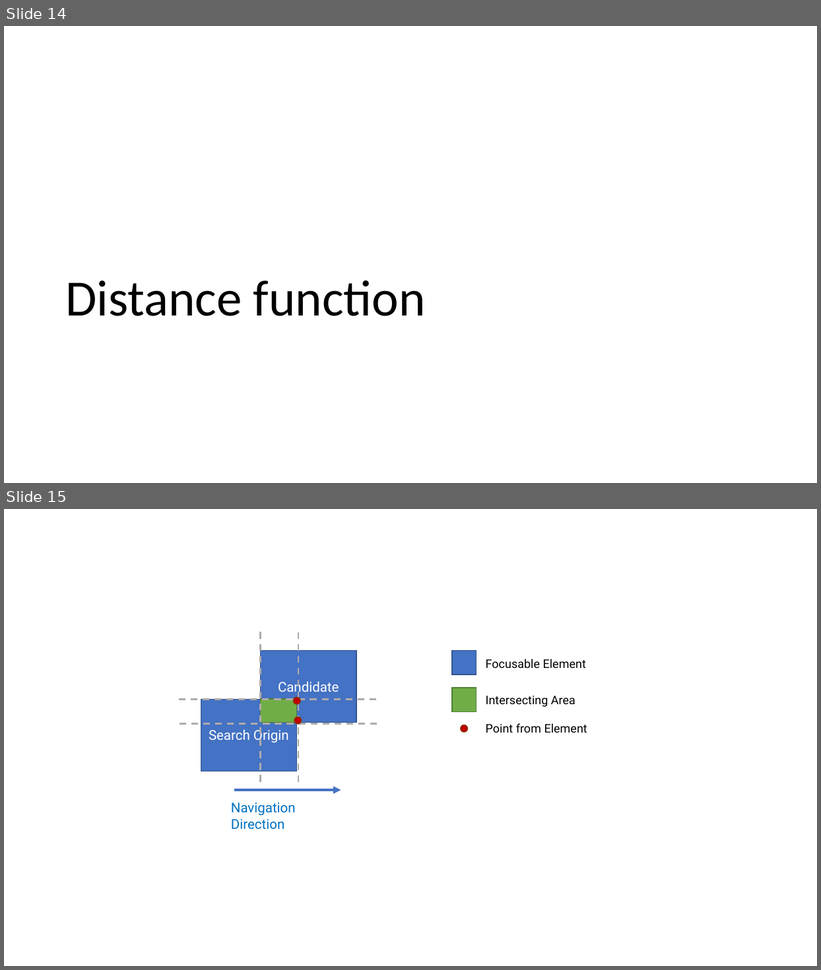
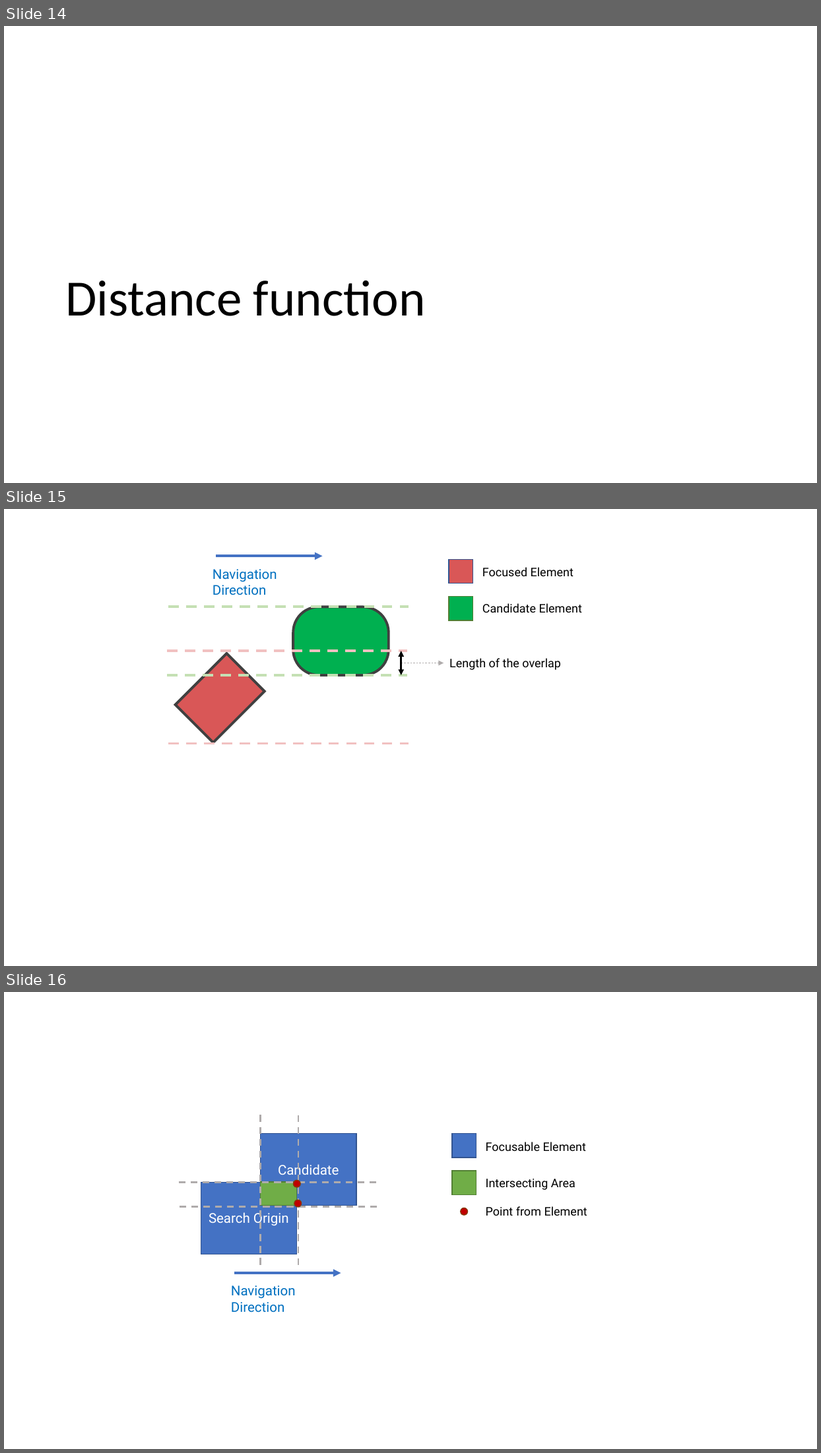
Before and after one commit to WICG/spatial-navigation, a slide deck: docs/images_of_spec.pptx. Shown one above the other, each under a label of ours: slides 14 and 15 before the commit, slides 14, 15 and 16 after it. The pictures are 821x970 and 821x1453 pixels, drawn with LibreOffice and Linux fonts; fonts in the diff are those of the drawing. Boxes give left, top, right and bottom in pixels: in the first picture for what was removed or moved away, otherwise in the second. Text is boxed around its words. In the diff, an @@ line names an element or a change of style, - is before the commit and + after.

```diff
--- a/docs/images_of_spec.pptx
+++ b/docs/images_of_spec.pptx
@@ slide 15 added at <box>4,509,817,966</box>, background #FFFFFF @@
@@ arrow added from (217, 556) to (322, 556), #4472C4 3 pt @@
@@ rectangle added at <box>450,560,473,584</box>, fill #D95757, outline #325491 1 pt @@
@@ text added at <box>482,567,574,576</box>, 14 pt, text #000000 @@
+Focused Element
@@ text added at <box>213,569,277,595</box>, 16 pt, text #0070C0 @@
+Navigation Direction
@@ line added from (169, 607) to (409, 607), #C5E0B4 3 pt dashed @@
@@ rounded rectangle added at <box>293,607,389,675</box>, fill #00B050, outline #404040 3 pt @@
@@ rectangle added at <box>450,597,473,621</box>, fill #00B050, outline #538035 1 pt @@
@@ text added at <box>482,603,582,613</box>, 14 pt, text #000000 @@
+Candidate Element
@@ line added from (168, 651) to (407, 651), #F1C1C1 3 pt dashed @@
@@ rectangle added at <box>176,654,265,743</box>, fill #D95757, outline #404040 3 pt @@
@@ arrow added from (401, 663) to (444, 663), #AFABAB 0.5 pt dashed @@
@@ double arrow added from (401, 651) to (401, 675), #000000 2.25 pt @@
@@ text added at <box>450,658,561,670</box>, 14 pt, text #000000 @@
+Length of the overlap
@@ line added from (168, 675) to (407, 675), #C5E0B4 3 pt dashed @@
@@ line added from (169, 744) to (409, 744), #F1C1C1 3 pt dashed @@
@@ what was slide 15 is now slide 16 @@
```
